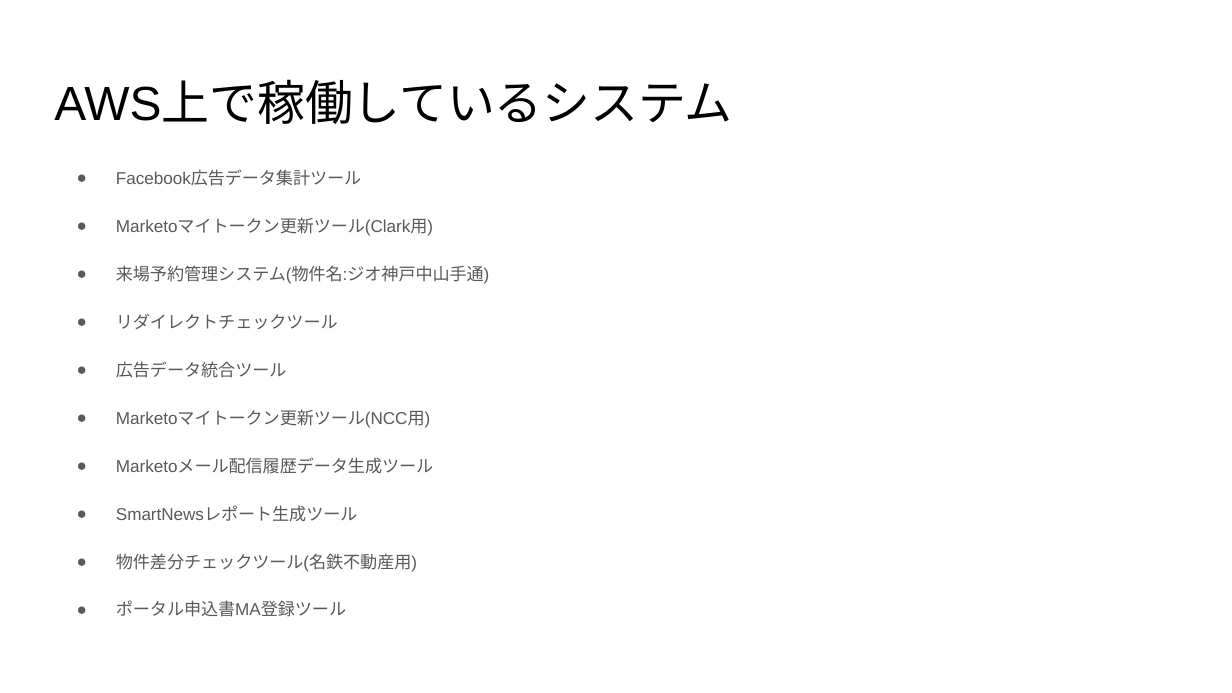
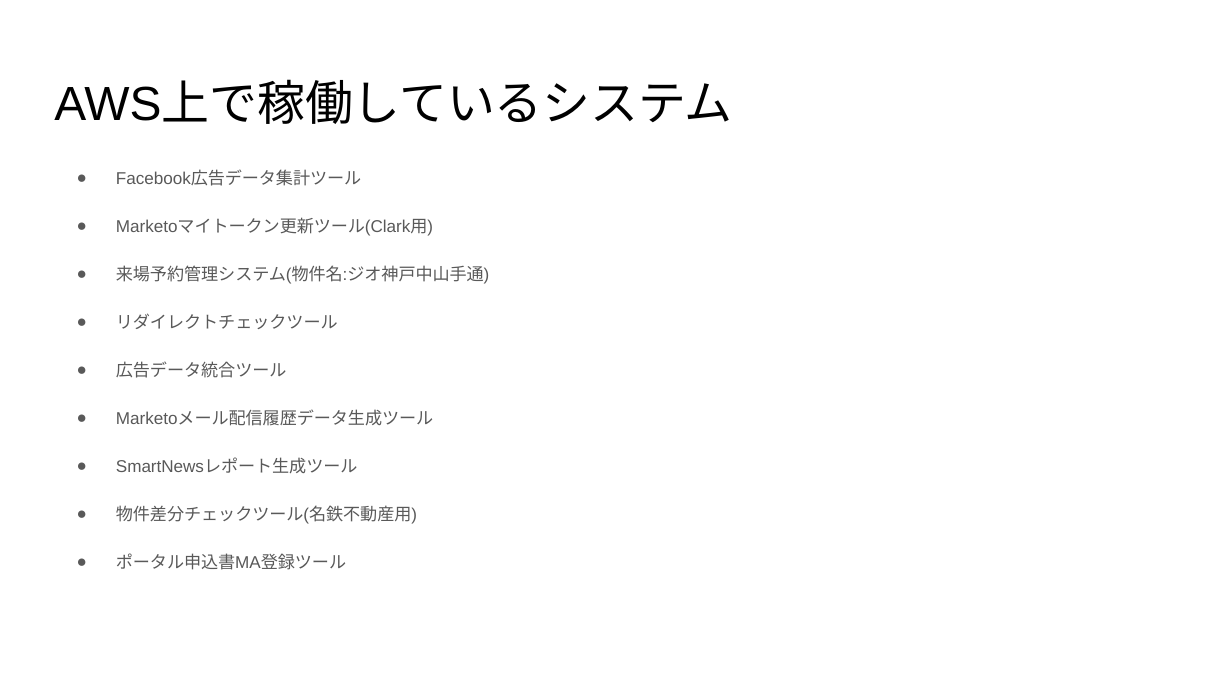
Before and after one commit to prime-x-co-ltd/px-overview, a slide deck: slide 3 of docs/aws/aws-自社開発システム構成図.pptx. Drawn at 1232x693 pixels with LibreOffice and Linux fonts; fonts in the diff are those of the drawing. Boxes give left, top, right and bottom in pixels: in the first picture for what was removed or moved away, otherwise in the second. Text is boxed around its words. In the diff, an @@ line names an element or a change of style, - is before the commit and + after.

```diff
--- a/docs/aws/aws-自社開発システム構成図.pptx
+++ b/docs/aws/aws-自社開発システム構成図.pptx
@@ text at (x1=116, y1=410, x2=430, y2=428): paragraph removed @@
-● Marketoマイトークン更新ツール(NCC用)
```
Also in this commit, not shown: 1 other slide changed, 1 slide removed, 2 other files.
